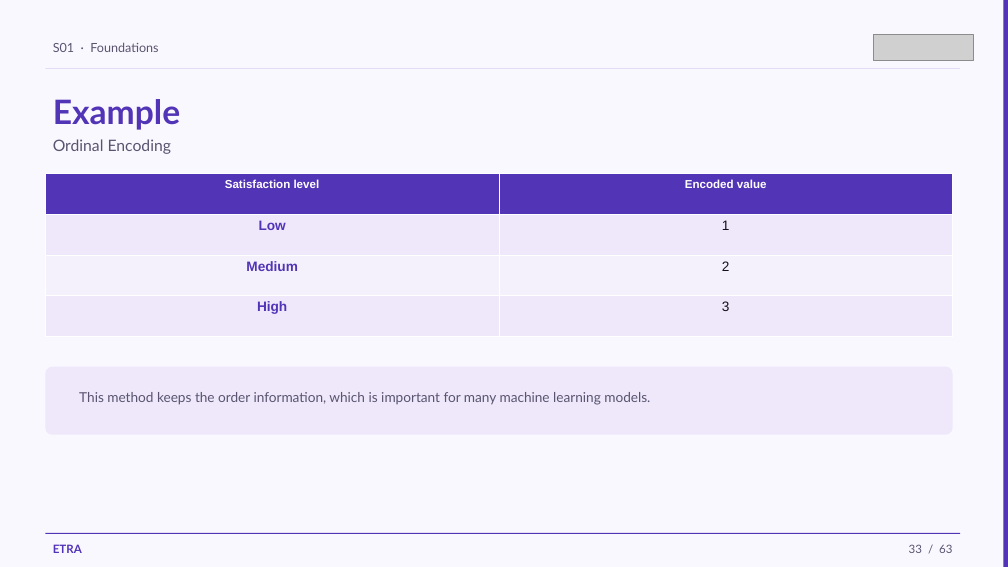
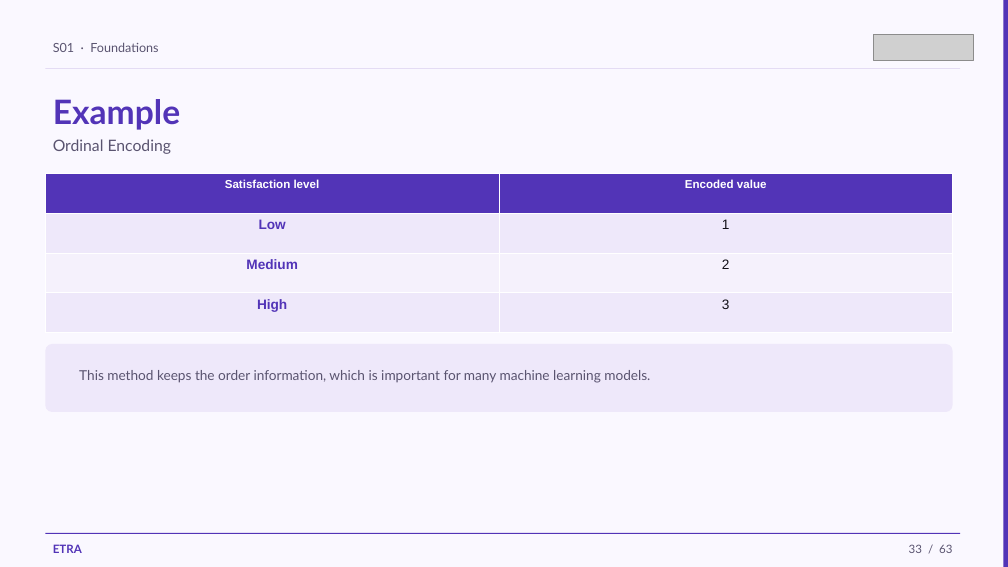
Before and after one commit to iksasa15/AI-ML, a slide deck: slide 33 of web-presentation/pdf-exports/Week1-Session1-Foundations.pptx. Drawn at 1008x567 pixels with LibreOffice and Linux fonts; fonts in the diff are those of the drawing; grey boxes stand for pictures. Boxes give left, top, right and bottom in pixels: in the first picture for what was removed or moved away, otherwise in the second. Text is boxed around its words. In the diff, an @@ line names an element or a change of style, - is before the commit and + after.

```diff
--- a/web-presentation/pdf-exports/Week1-Session1-Foundations.pptx
+++ b/web-presentation/pdf-exports/Week1-Session1-Foundations.pptx
@@ table: place and size @@
-table at (45,174,953,337)
+table at (45,174,953,333)
@@ rounded rectangle: place and size @@
-rounded rectangle at (45,367,953,435)
+rounded rectangle at (45,344,953,412)
@@ text "This method keeps the order ...": place and size @@
-text "This method keeps the order ..." at (79,392,650,405)
+text "This method keeps the order ..." at (79,370,650,383)
```
Also in this commit, not shown: 33 other slides changed, 14 other files.
